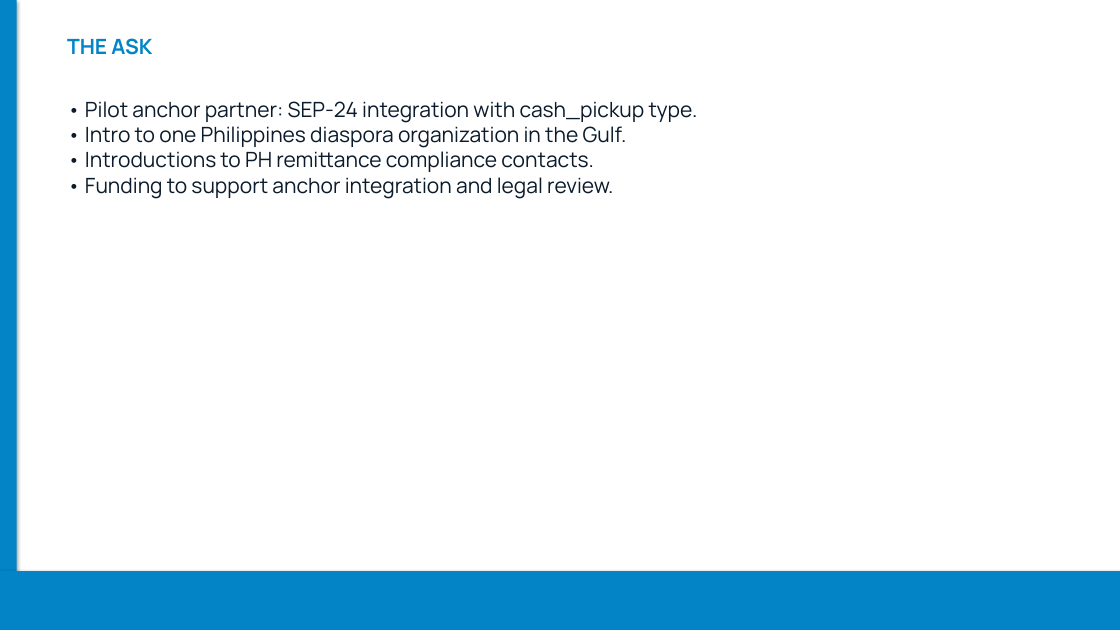
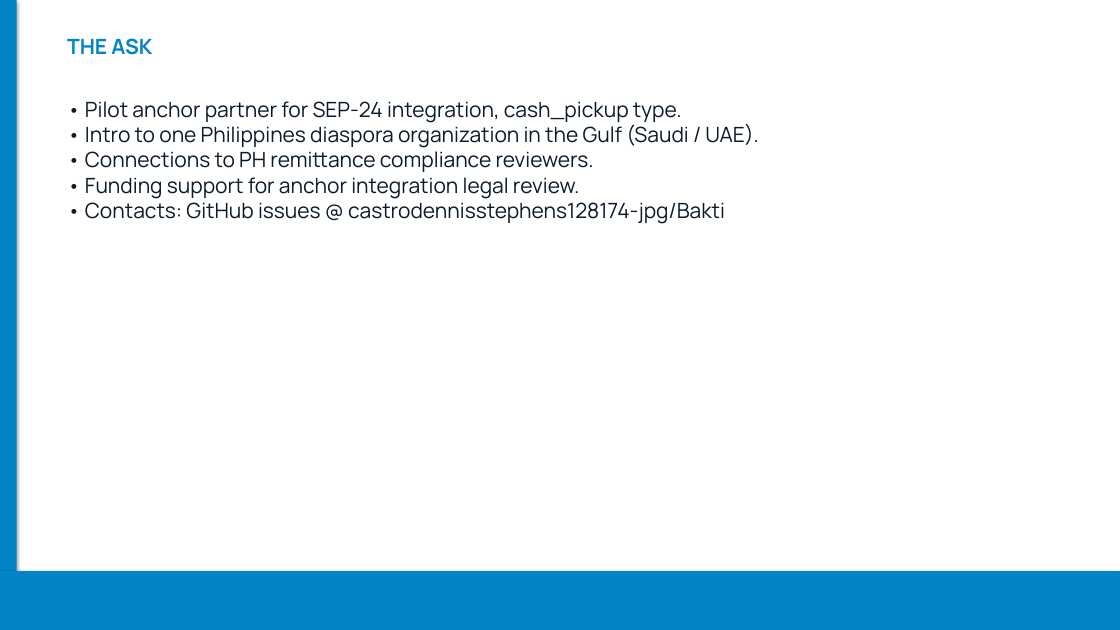
Before and after one commit to castrodennisstephens128174-jpg/Bakti, a slide deck: slide 9 of slides/Bakti.pptx (slide 11 before the commit). Drawn at 1120x630 pixels with LibreOffice and Linux fonts; fonts in the diff are those of the drawing. Boxes give left, top, right and bottom in pixels: in the first picture for what was removed or moved away, otherwise in the second. Text is boxed around its words. In the diff, an @@ line names an element or a change of style, - is before the commit and + after.

```diff
--- a/slides/Bakti.pptx
+++ b/slides/Bakti.pptx
@@ text at bbox=[85, 101, 759, 224]: text changed @@
-• Pilot anchor partner: SEP-24 integration with cash_pickup type.
-• Intro to one Philippines diaspora organization in the Gulf.
-• Introductions to PH remittance compliance contacts.
-• Funding to support anchor integration and legal review.
+• Pilot anchor partner for SEP-24 integration, cash_pickup type.
+• Intro to one Philippines diaspora organization in the Gulf (Saudi / UAE).
+• Connections to PH remittance compliance reviewers.
+• Funding support for anchor integration legal review.
+• Contacts: GitHub issues @ castrodennisstephens128174-jpg/Bakti
```
Also in this commit, not shown: 5 other slides changed, 3 slides added, 5 slides removed, 3 other files.
